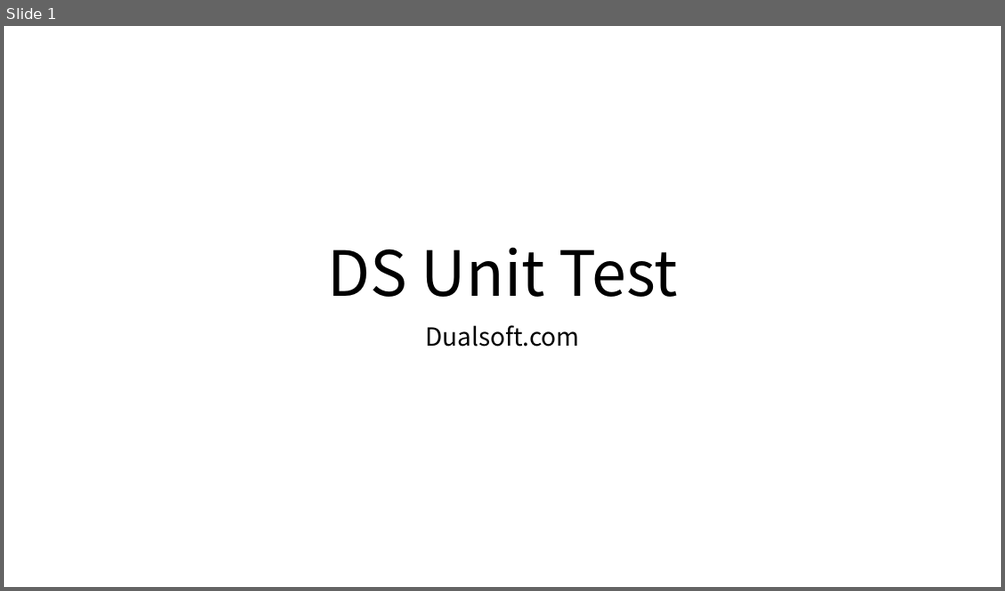
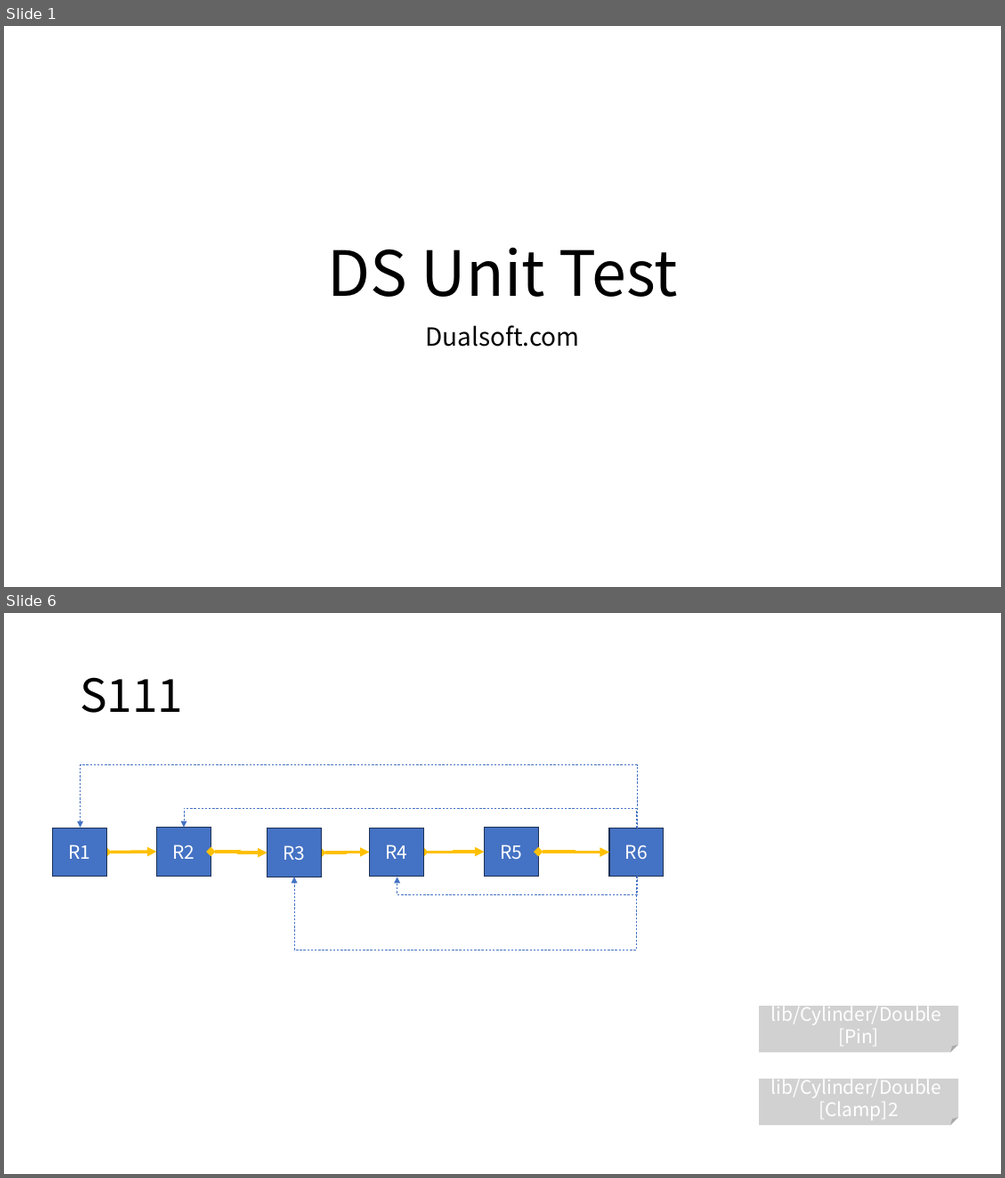
Before and after one commit to DualsoftDev/ds, a slide deck: DsDotNet/src/UnitTest/UnitTest.Model/ImportOfficeExample/Sample/s.pptx. Shown one above the other, each under a label of ours: slide 1 before the commit, slides 1 and 6 after it; the slides between them are not shown. The pictures are 1005x591 and 1005x1178 pixels, drawn with LibreOffice and Linux fonts; fonts in the diff are those of the drawing. Boxes give left, top, right and bottom in pixels: in the first picture for what was removed or moved away, otherwise in the second. Text is boxed around its words. In the diff, an @@ line names an element or a change of style, - is before the commit and + after.

```diff
--- a/DsDotNet/src/UnitTest/UnitTest.Model/ImportOfficeExample/Sample/s.pptx
+++ b/DsDotNet/src/UnitTest/UnitTest.Model/ImportOfficeExample/Sample/s.pptx
@@ slide 6 added at [4, 613, 1001, 1174], background #FFFFFF @@
@@ title added at [80, 677, 183, 713], 44 pt, text #000000 @@
+S111
@@ elbow arrow added from (637, 828) to (81, 827), #4472C4 0.5 pt dashed @@
@@ elbow arrow added from (637, 827) to (184, 827), #4472C4 0.5 pt dashed @@
@@ rectangle added at [53, 827, 107, 876], fill #4472C4, outline #1E3256 1 pt, 18 pt, text #FFFFFF @@
+R1
@@ double arrow added from (106, 852) to (156, 852), #FFC000 3 pt @@
@@ rectangle added at [156, 827, 211, 876], fill #4472C4, outline #1E3256 1 pt, 18 pt, text #FFFFFF @@
+R2
@@ elbow double arrow added from (211, 852) to (267, 852), #FFC000 3 pt @@
@@ rectangle added at [267, 828, 322, 877], fill #4472C4, outline #1E3256 1 pt, 18 pt, text #FFFFFF @@
+R3
@@ elbow double arrow added from (321, 852) to (370, 852), #FFC000 3 pt @@
@@ rectangle added at [370, 827, 424, 876], fill #4472C4, outline #1E3256 1 pt, 18 pt, text #FFFFFF @@
+R4
@@ elbow double arrow added from (423, 852) to (484, 852), #FFC000 3 pt @@
@@ rectangle added at [484, 827, 539, 876], fill #4472C4, outline #1E3256 1 pt, 18 pt, text #FFFFFF @@
+R5
@@ elbow double arrow added from (539, 852) to (610, 852), #FFC000 3 pt @@
@@ rectangle added at [610, 827, 664, 876], fill #4472C4, outline #1E3256 1 pt, 18 pt, text #FFFFFF @@
+R6
@@ elbow arrow added from (637, 876) to (294, 877), #4472C4 0.5 pt dashed @@
@@ elbow arrow added from (637, 876) to (397, 877), #4472C4 0.5 pt dashed @@
@@ folded corner added at [760, 1005, 959, 1052], fill #A5A5A5 at 50% opacity, 18 pt, text #FFFFFF @@
+lib/Cylinder/Double
+[Pin]
@@ folded corner added at [760, 1078, 959, 1125], fill #A5A5A5 at 50% opacity, 18 pt, text #FFFFFF @@
+lib/Cylinder/Double
+[Clamp]2
```
Also in this commit, not shown: 1 slide changed, 3 other files.
